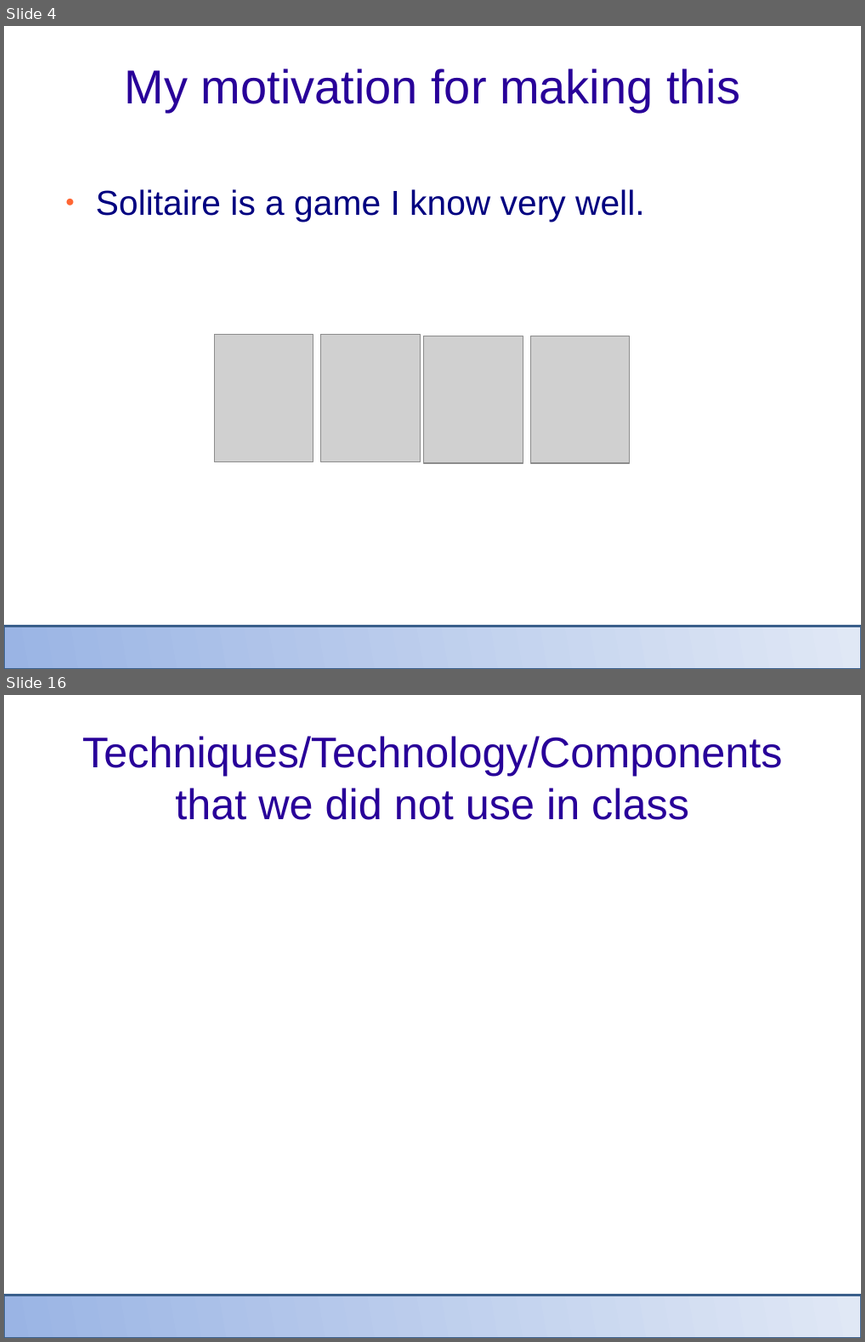
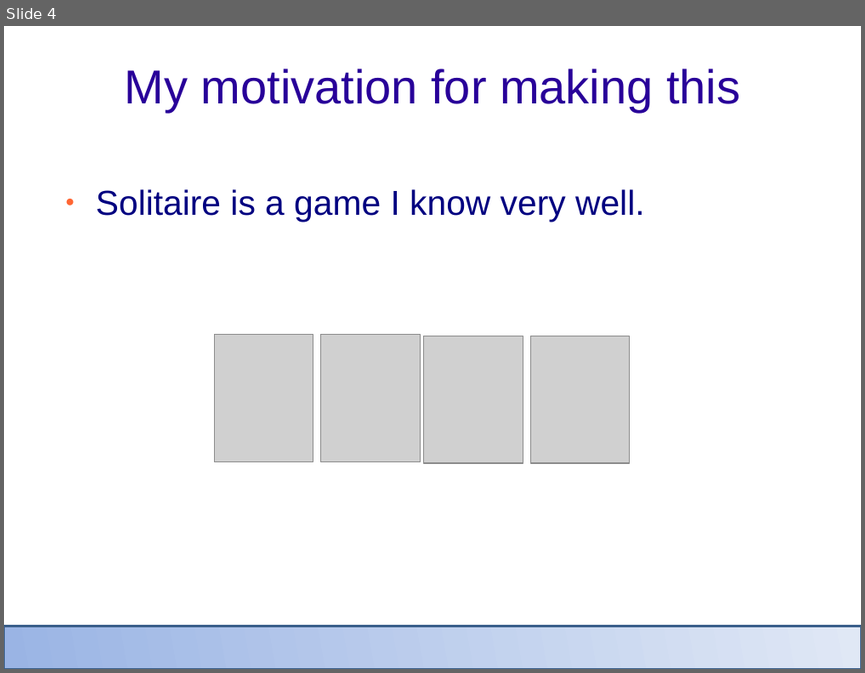
Before and after one commit to atbaird/ATBairdGUIFinalProject, a slide deck: Documentation/Final Presentation.odp. Shown one above the other, each under a label of ours: slides 4 and 16 before the commit, slide 4 after it; the slides between them are not shown. The pictures are 865x1342 and 865x673 pixels, drawn with LibreOffice and Linux fonts; fonts in the diff are those of the drawing; grey boxes stand for pictures; background and template pictures are left out. Boxes give left, top, right and bottom in pixels: in the first picture for what was removed or moved away, otherwise in the second. Text is boxed around its words. In the diff, an @@ line names an element or a change of style, - is before the commit and + after.

```diff
--- a/Documentation/Final Presentation.odp
+++ b/Documentation/Final Presentation.odp
@@ slide 16 removed at [4,695,861,1338], background picture (left out) @@
@@ title removed at [82,736,782,820] @@
-Techniques/Technology/Components that we did not use in class
@@ rectangle removed at [4,1295,861,1338] @@
```
Also in this commit, not shown: 10 slides changed, 6 other slides removed, 1 other file.
